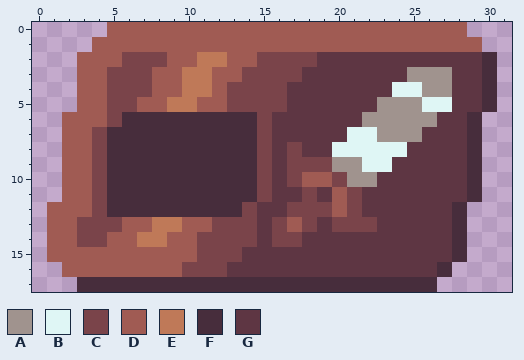
A pixel-art sprite gets an edit: textures/sw_kill_counter_hud.png. Above is the file before it was changed.
The file is 32x18 pixels.
Palette (. is transparent): A #a0938e  B #dff6f5  C #7a444a  D #a05b53  E #bf7958  F #472d3c  G #5e3643
Pixels before, first column x 1:
 0 ....DDDDDDDDDDDDDDDDDDDDDDDD..
 1 ...DDDDDDDDDDDDDDDDDDDDDDDDDD.
 2 ..DDDCCCDDEEDDCCCCGGGGGGGGGGGF
 3 ..DDCCCDDEEDDCCCCGGGGGGGAAAGGF
 4 ..DDCCCDDEEDCCCCGGGGGGGBBAAGGF
 5 ..DDCCDDEEDDCCCCGGGGGGAAABBGGF
 6 .DDDCFFFFFFFFFCGGGGGGAAAAAGGF.
 7 .DDCFFFFFFFFFFCGGGGGBBAAAGGGF.
 8 .DDCFFFFFFFFFFCGCGGBBBBBGGGGF.
 9 .DDCFFFFFFFFFFCGCCCAABBGGGGGF.
10 .DDCFFFFFFFFFFCGCDDCAAGGGGGGF.
11 .DDCFFFFFFFFFFCGGCGDCGGGGGGGF.
12 DDDCFFFFFFFFFCGGCCCDCGGGGGGF..
13 DDCCCDDEEDDCCCGCDCGCCCGGGGGF..
14 DDCCDDEEDDCCCCGCCGGGGGGGGGGF..
15 DDDDDDDDDDCCCGGGGGGGGGGGGGGF..
16 .DDDDDDDDCCCGGGGGGGGGGGGGGF...
17 ..FFFFFFFFFFFFFFFFFFFFFFFF....
Now the later version:
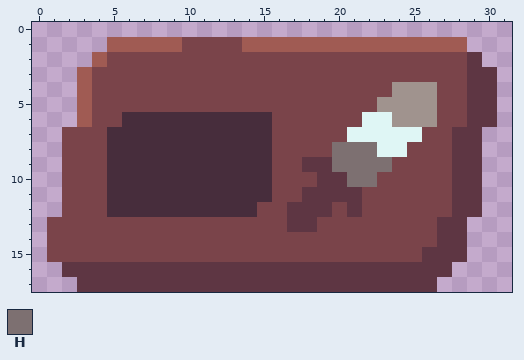
Colours new in this view: H #7d7071
Author's note on the commit: + fixed addtreasure cmd + simplified counters textures
What changed:
Changed rows in their new state; - is an unchanged pixel.
first column x 1:
 0 ----........................--
 1 ---.-----CCCC---------------.-
 2 --.-C---CCCCCC----CCCCCCCCCC-.
 3 ---C---CCCCCC----CCCCCCCCCCC-G
 4 ---C---CCCCC----CCCCCCCAA-CC-G
 5 ---C--CCCCCC----CCCCCC---ACC-G
 6 -.-C----------FCCCCCCBB---CCGG
 7 -CC-----------FCCCCC--BBBCC-G-
 8 -CC-----------FC-CCHHH--CCC-G-
 9 -CC-----------FC-GGHHHHCCCC-G-
10 -CC-----------FC-CGGHHCCCCC-G-
11 -CC-----------FCCG-GGCCCCCC-G-
12 .CC----------FCCGGGCGCCCCCCGG-
13 CC---CCCCCC---C-GGC---CCCC-G--
14 CC--CCCCCC----C--CCCCCCCCC-G--
15 CCCCCCCCCC---CCCCCCCCCCCC--G--
16 -GGGGGGGGGGG--------------G---
17 --GGGGGGGGGGGGGGGGGGGGGGGG----
Boxes around the changes in both pictures, in picture pixels (x1, y1, x2, y2):
changed: (47, 22, 497, 292)
